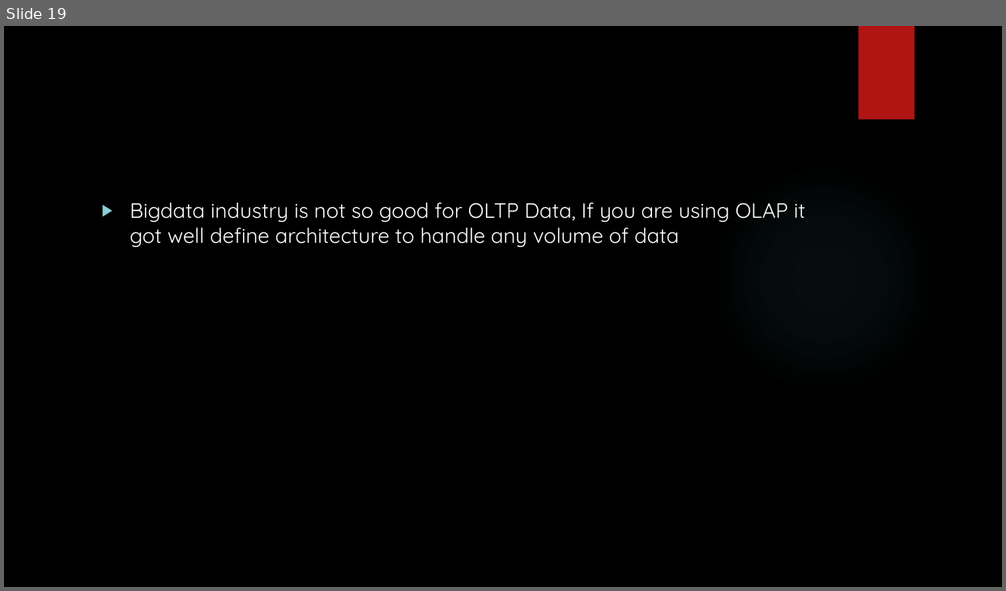
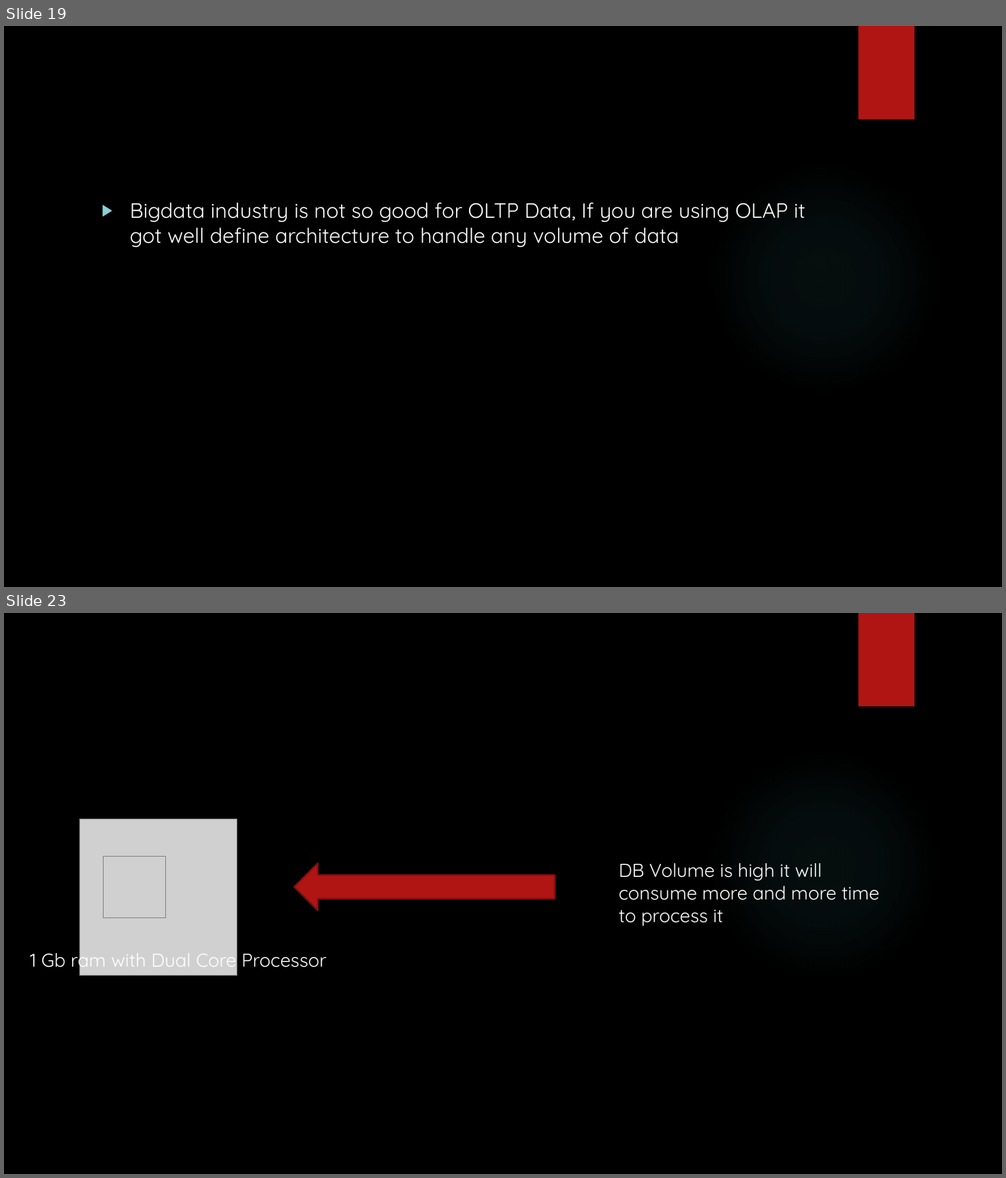
Before and after one commit to karthick1808/hadoopfundamentals, a slide deck: New Microsoft PowerPoint Presentation.pptx. Shown one above the other, each under a label of ours: slide 19 before the commit, slides 19 and 23 after it; the slides between them are not shown. The pictures are 1006x591 and 1006x1178 pixels, drawn with LibreOffice and Linux fonts; fonts in the diff are those of the drawing; grey boxes stand for pictures; background and template pictures are left out. Boxes give left, top, right and bottom in pixels: in the first picture for what was removed or moved away, otherwise in the second. Text is boxed around its words. In the diff, an @@ line names an element or a change of style, - is before the commit and + after.

```diff
--- a/New Microsoft PowerPoint Presentation.pptx
+++ b/New Microsoft PowerPoint Presentation.pptx
@@ slide 23 added at <box>4,613,1002,1174</box>, background picture (left out); not listed: 2 template elements that a slide beside it also shows @@
@@ picture added at <box>80,819,237,976</box> @@
@@ picture added at <box>103,856,165,918</box> @@
@@ left arrow added at <box>295,864,555,911</box>, fill #B01513, outline #82100E 1.5 pt @@
@@ text added at <box>619,863,880,926</box>, 18 pt, text #FFFFFF @@
+DB Volume is high it will consume more and more time to process it
@@ text added at <box>30,948,326,973</box>, 18 pt, text #FFFFFF @@
+1 Gb ram with Dual Core Processor
```
Also in this commit, not shown: 5 other slides added.
